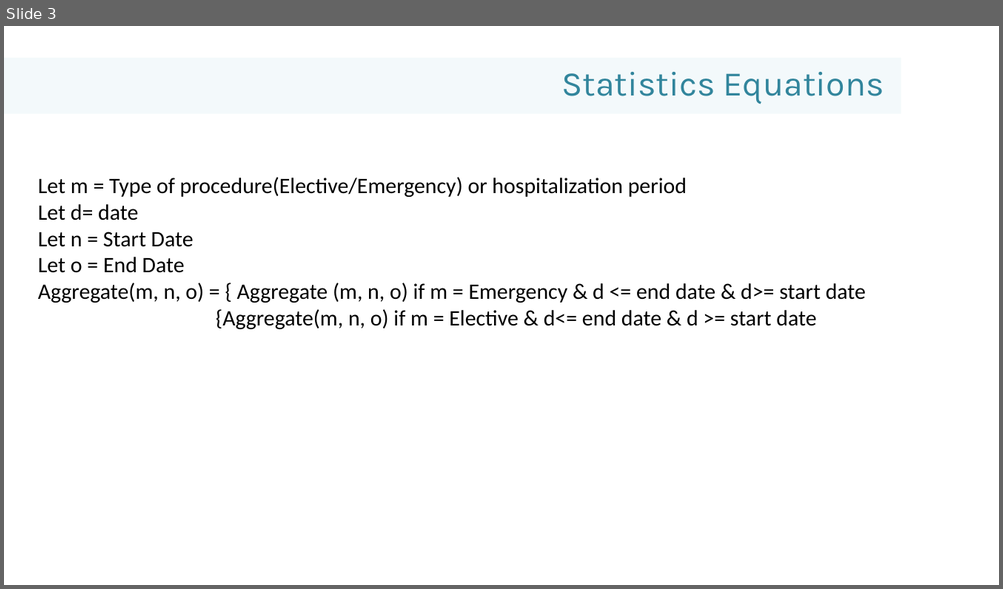
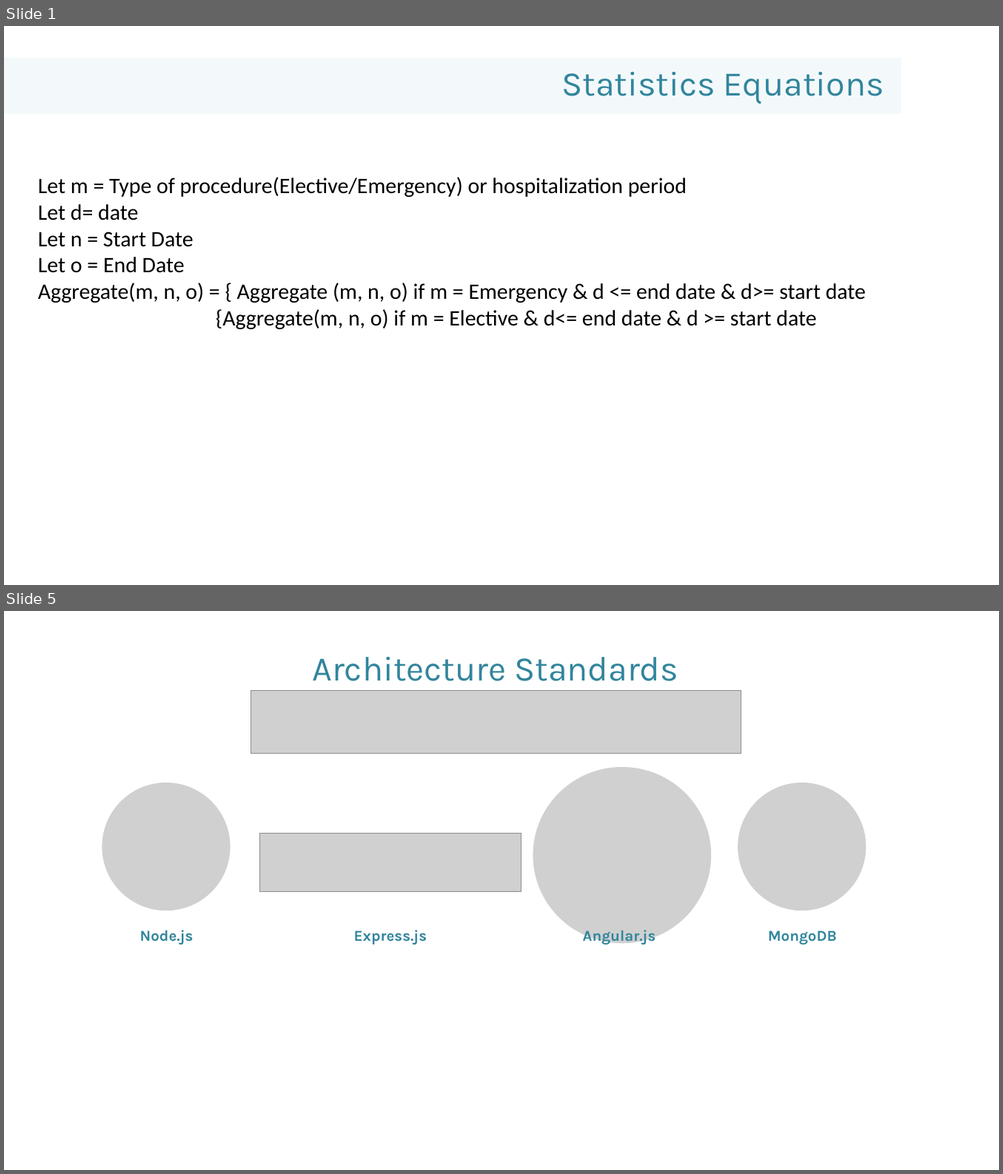
Before and after one commit to Pentec/Final-Year-Main_Project, a slide deck: Documentation/Presentations/Presentation4.pptx. Shown one above the other, each under a label of ours: slide 3 before the commit, slides 1 and 5 after it; the slides between them are not shown. The pictures are 1003x589 and 1003x1174 pixels, drawn with LibreOffice and Linux fonts; fonts in the diff are those of the drawing; grey boxes stand for pictures; background and template pictures are left out. Boxes give left, top, right and bottom in pixels: in the first picture for what was removed or moved away, otherwise in the second. Text is boxed around its words. In the diff, an @@ line names an element or a change of style, - is before the commit and + after.

```diff
--- a/Documentation/Presentations/Presentation4.pptx
+++ b/Documentation/Presentations/Presentation4.pptx
@@ slide 5 added at (4, 611, 999, 1170), background picture (left out) @@
@@ text added at (312, 657, 678, 681), 50 pt, text #31859C @@
+Architecture Standards
@@ picture added at (251, 690, 741, 754) @@
@@ picture added at (102, 783, 230, 911) @@
@@ picture added at (532, 767, 711, 944) @@
@@ picture added at (737, 783, 866, 911) @@
@@ picture added at (260, 833, 521, 891) @@
@@ text added at (140, 930, 193, 945), 22 pt, text #31859C, bold @@
+Node.js
@@ text added at (354, 930, 427, 945), 22 pt, text #31859C, bold @@
+Express.js
@@ text added at (583, 930, 656, 946), 22 pt, text #31859C, bold @@
+Angular.js
@@ text added at (768, 931, 836, 945), 22 pt, text #31859C, bold @@
+MongoDB
@@ what was slide 3 is now slide 1 @@
```
Also in this commit, not shown: 11 other slides added, 3 slides removed, 1 other file.
